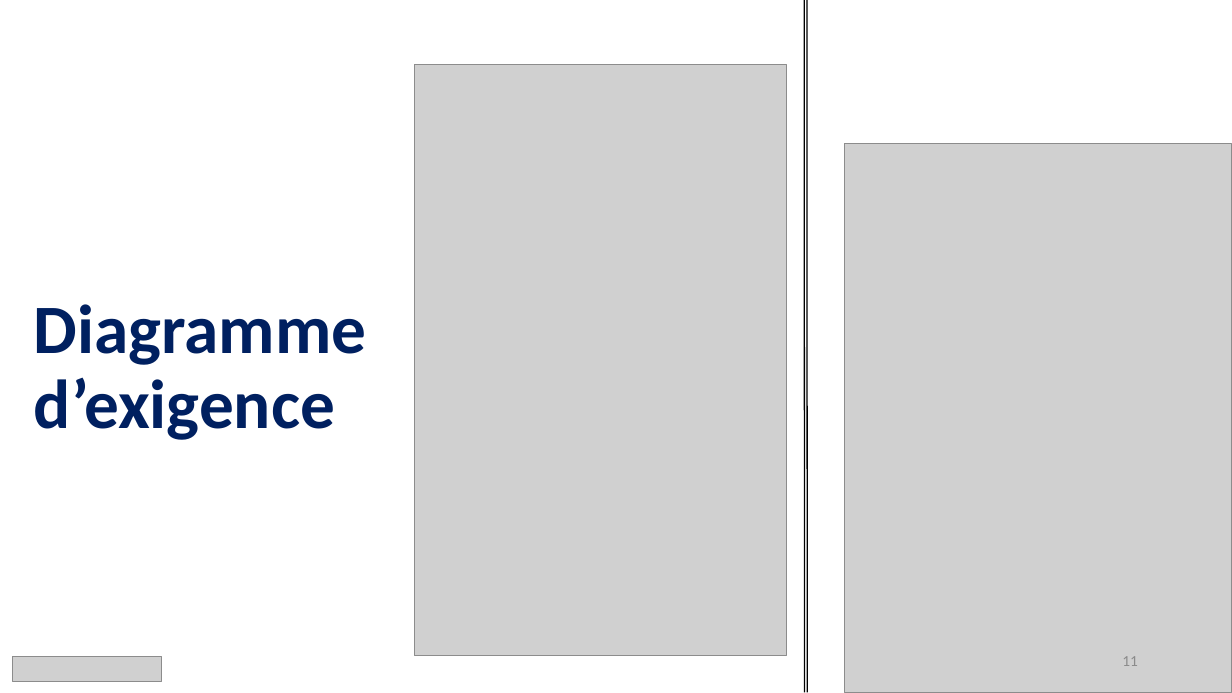
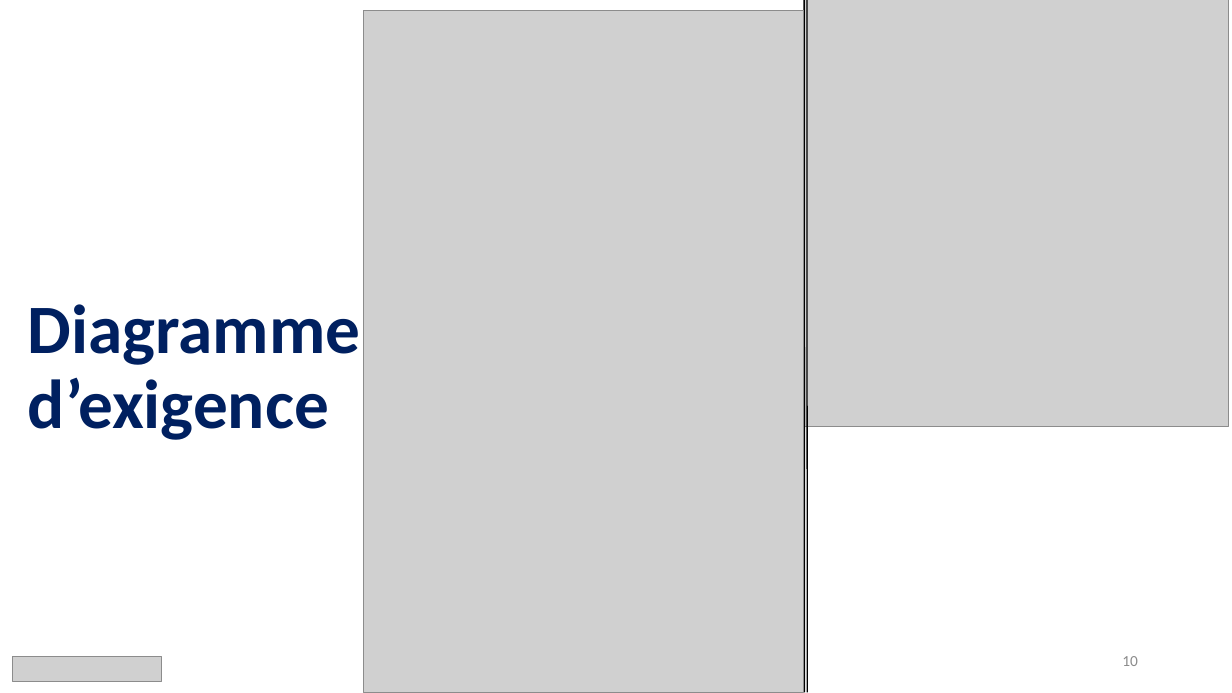
Before and after one commit to LeducJean/ProjetDMX, a slide deck: slide 10 of documentation/oral/Diapo projetDMX.pptx (slide 11 before the commit). Drawn at 1232x693 pixels with LibreOffice and Linux fonts; fonts in the diff are those of the drawing; grey boxes stand for pictures. Boxes give left, top, right and bottom in pixels: in the first picture for what was removed or moved away, otherwise in the second. Text is boxed around its words. In the diff, an @@ line names an element or a change of style, - is before the commit and + after.

Commit message:
maj diagramme d'exigence et classe et diapo

```diff
--- a/documentation/oral/Diapo projetDMX.pptx
+++ b/documentation/oral/Diapo projetDMX.pptx
@@ picture: place and size @@
-picture at bbox=[414, 64, 787, 656]
+picture at bbox=[363, 10, 803, 693]
@@ picture added at bbox=[804, 0, 1229, 427] @@
@@ picture removed at bbox=[845, 144, 1232, 693] @@
@@ subtitle "Diagramme d’exigence": place and size @@
-subtitle "Diagramme d’exigence" at bbox=[34, 304, 366, 440]
+subtitle "Diagramme d’exigence" at bbox=[28, 304, 360, 440]
@@ page number at bbox=[1122, 656, 1138, 666]: text changed @@
-11
+10
```
Also in this commit, not shown: 4 other slides changed, 1 slide added, 1 slide removed, 10 other files.
